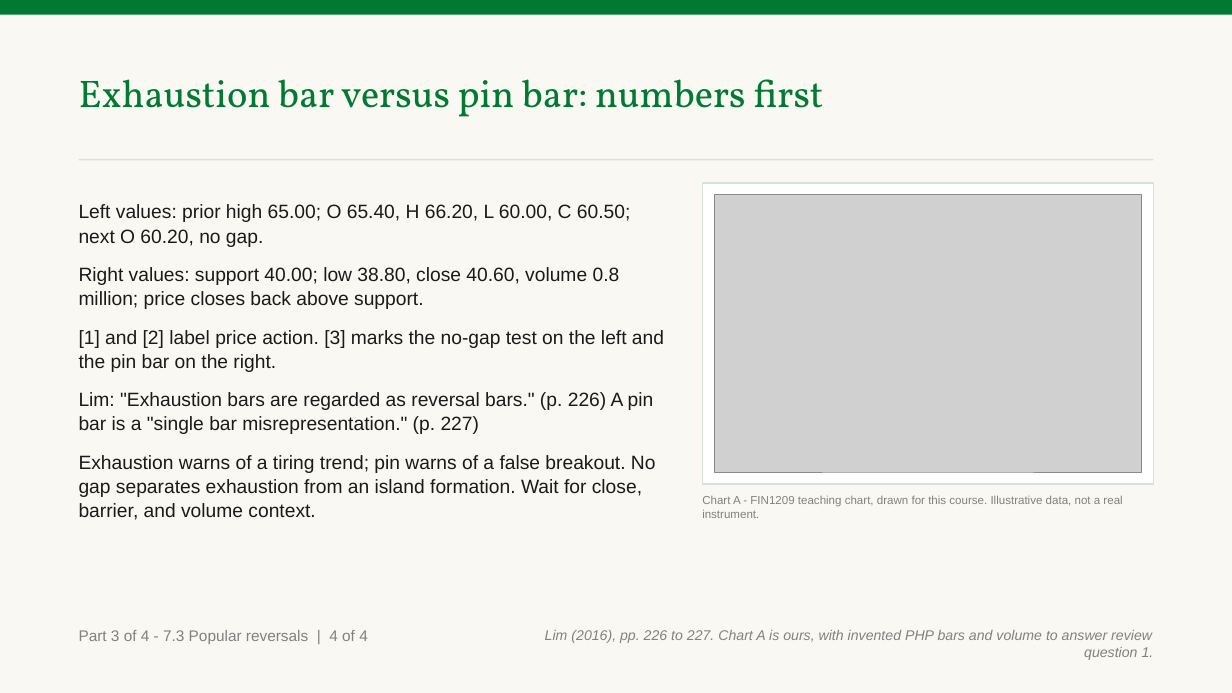
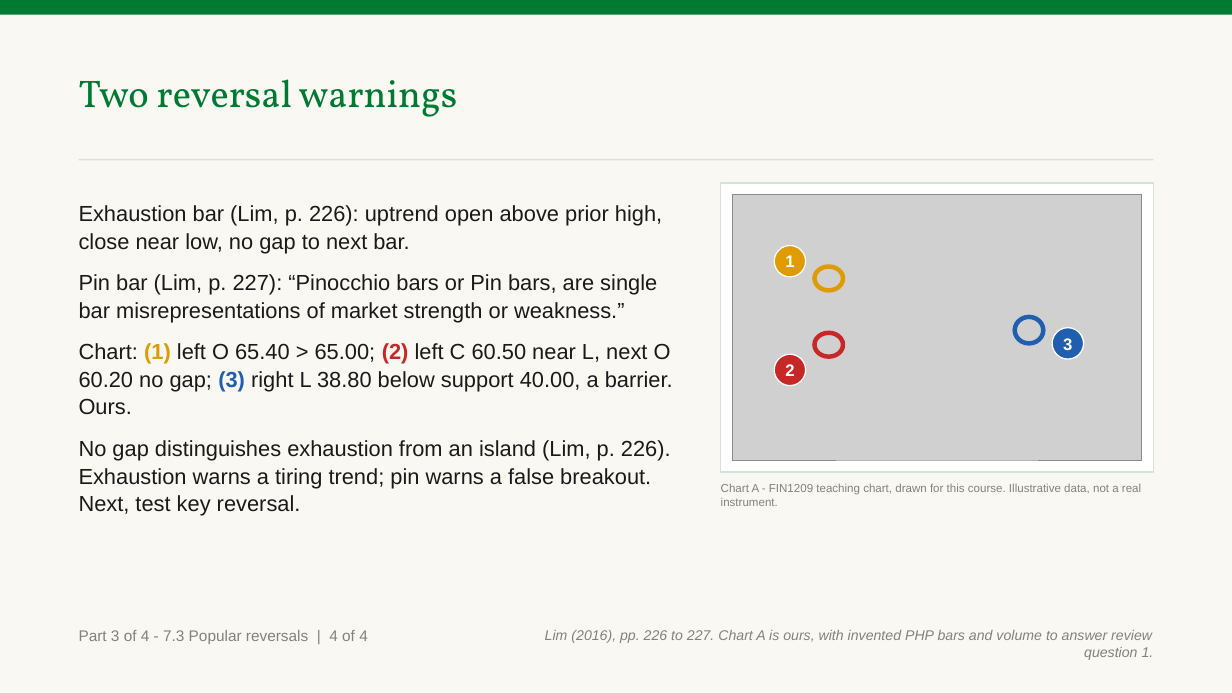
Before and after one commit to benjiesotelo-sudo/Telos_FIN1209, a slide deck: slide 10 of chapter-07/FIN1209-Chapter-07.pptx. Drawn at 1232x693 pixels with LibreOffice and Linux fonts; fonts in the diff are those of the drawing; grey boxes stand for pictures. Boxes give left, top, right and bottom in pixels: in the first picture for what was removed or moved away, otherwise in the second. Text is boxed around its words. In the diff, an @@ line names an element or a change of style, - is before the commit and + after.

```diff
--- a/chapter-07/FIN1209-Chapter-07.pptx
+++ b/chapter-07/FIN1209-Chapter-07.pptx
@@ text at (79, 79, 458, 117): text changed @@
-Exhaustion bar versus pin bar: numbers first
+Two reversal warnings
@@ text at (79, 205, 673, 516): text changed; size 15 to 17 pt @@
-Left values: prior high 65.00; O 65.40, H 66.20, L 60.00, C 60.50; next O 60.20, no gap.
-Right values: support 40.00; low 38.80, close 40.60, volume 0.8 million; price closes back above support.
-[1] and [2] label price action. [3] marks the no-gap test on the left and the pin bar on the right.
-Lim: "Exhaustion bars are regarded as reversal bars." (p. 226) A pin bar is a "single bar misrepresentation." (p. 227)
-Exhaustion warns of a tiring trend; pin warns of a false breakout. No gap separates exhaustion from an island formation. Wait for close, barrier, and volume context.
+Exhaustion bar (Lim, p. 226): uptrend open above prior high, close near low, no gap to next bar.
+Pin bar (Lim, p. 227): “Pinocchio bars or Pin bars, are single bar misrepresentations of market strength or weakness.”
+Chart: (1) left O 65.40 > 65.00; (2) left C 60.50 near L, next O 60.20 no gap; (3) right L 38.80 below support 40.00, a barrier. Ours.
+No gap distinguishes exhaustion from an island (Lim, p. 226). Exhaustion warns a tiring trend; pin warns a false breakout. Next, test key reversal.
@@ rectangle: place and size @@
-rectangle at (702, 183, 1153, 484)
+rectangle at (721, 183, 1153, 472)
@@ picture: place and size @@
-picture at (714, 195, 1141, 472)
+picture at (733, 195, 1141, 460)
@@ ellipse added at (775, 246, 806, 277), fill #E09B00, outline #FFFFFF 1 pt, 13 pt, text #FFFFFF, bold @@
+1
@@ ellipse added at (814, 266, 843, 290), outline #E09B00 3.5 pt @@
@@ ellipse added at (1015, 317, 1043, 344), outline #1F5FAD 3.5 pt @@
@@ ellipse added at (1053, 328, 1084, 360), fill #1F5FAD, outline #FFFFFF 1 pt, 13 pt, text #FFFFFF, bold @@
+3
@@ ellipse added at (775, 354, 806, 385), fill #C62828, outline #FFFFFF 1 pt, 13 pt, text #FFFFFF, bold @@
+2
@@ ellipse added at (814, 333, 843, 357), outline #C62828 3.5 pt @@
@@ text "Chart A - FIN1209 teaching ...": place and size @@
-text "Chart A - FIN1209 teaching ..." at (702, 495, 1122, 518)
+text "Chart A - FIN1209 teaching ..." at (721, 483, 1141, 506)
```
Also in this commit, not shown: 6 other slides changed, 3 other files.
